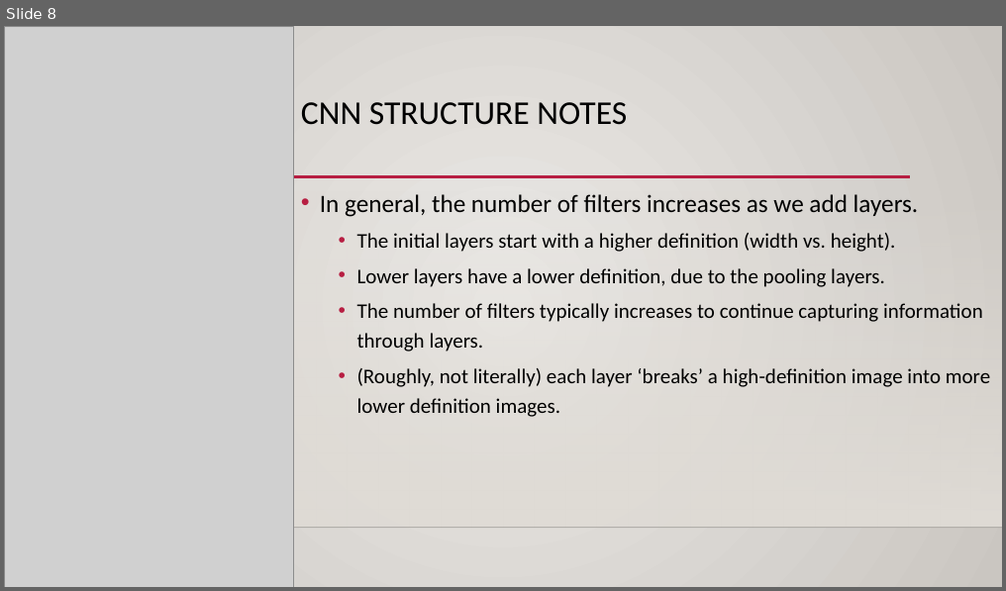
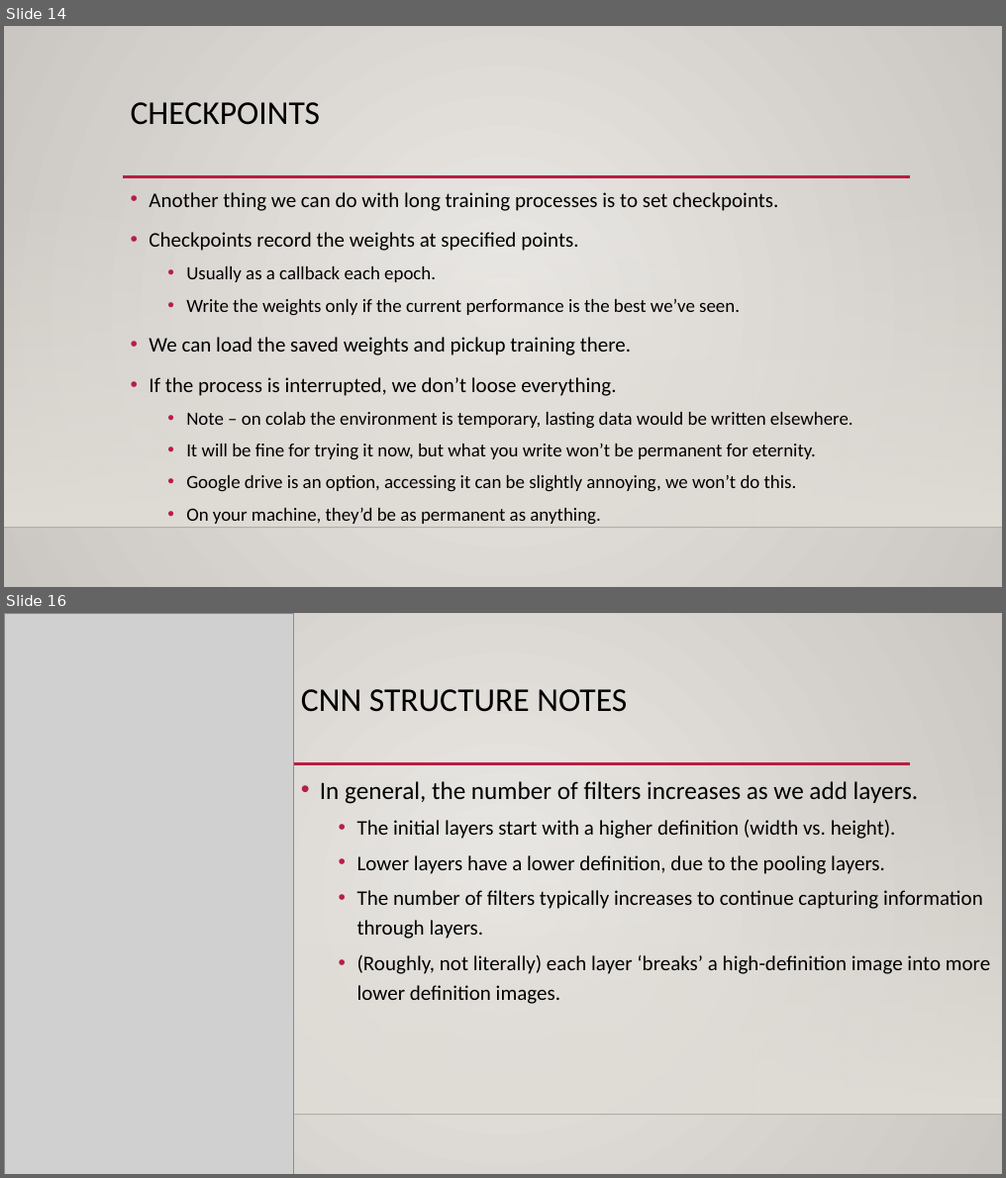
Before and after one commit to calvint13/Intro_to_Machine_Learning_Student_Workbooks, a slide deck: reference_content/Slides/tensorboard_cnn_2.pptx. Shown one above the other, each under a label of ours: slide 8 before the commit, slides 14 and 16 after it; the slides between them are not shown. The pictures are 1006x591 and 1006x1178 pixels, drawn with LibreOffice and Linux fonts; fonts in the diff are those of the drawing; grey boxes stand for pictures; background and template pictures are left out. Boxes give left, top, right and bottom in pixels: in the first picture for what was removed or moved away, otherwise in the second. Text is boxed around its words. In the diff, an @@ line names an element or a change of style, - is before the commit and + after.

```diff
--- a/reference_content/Slides/tensorboard_cnn_2.pptx
+++ b/reference_content/Slides/tensorboard_cnn_2.pptx
@@ slide 14 added at <box>4,26,1002,587</box>, background gradient #ECEAE7 to #CAC7C1; not listed: 3 template elements that a slide beside it also shows @@
@@ title added at <box>131,102,321,125</box>, 32 pt, text #000000 @@
+CHECKPOINTS
@@ text added at <box>149,192,853,525</box>, 18 pt, text #000000 @@
+• Another thing we can do with long training processes is to set checkpoints.
+• Checkpoints record the weights at specified points.
+  • Usually as a callback each epoch.
+  • Write the weights only if the current performance is the best we’ve seen.
+• We can load the saved weights and pickup training there.
+• If the process is interrupted, we don’t loose everything.
+  • Note – on colab the environment is temporary, lasting data would be written elsewhere.
+  • It will be fine for trying it now, but what you write won’t be permanent for eternity.
+  • Google drive is an option, accessing it can be slightly annoying, we won’t do this.
+  • On your machine, they’d be as permanent as anything.
@@ what was slide 8 is now slide 16 @@
```
Also in this commit, not shown: 1 slide changed, 12 other slides added, 4 slides removed, 1 other file.
